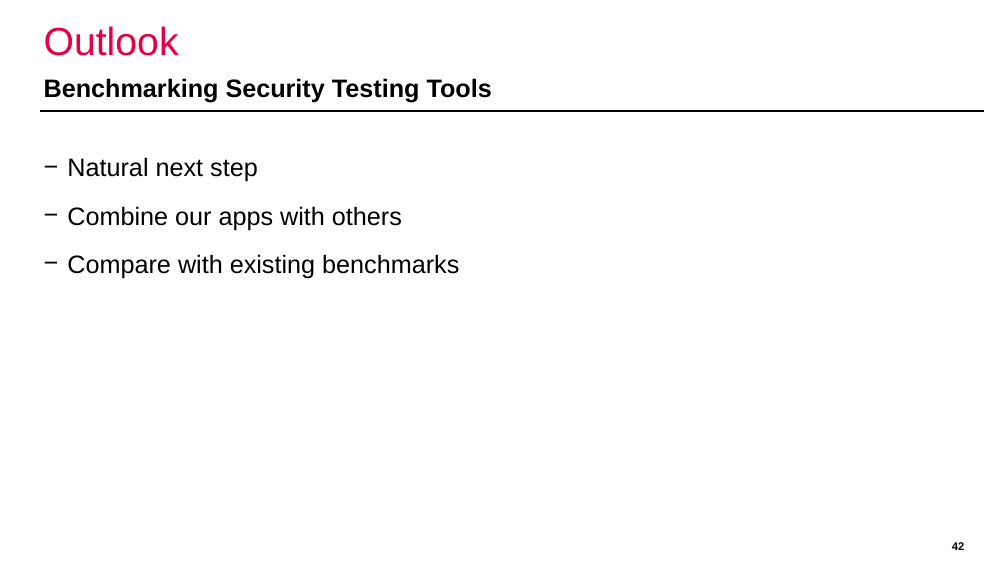
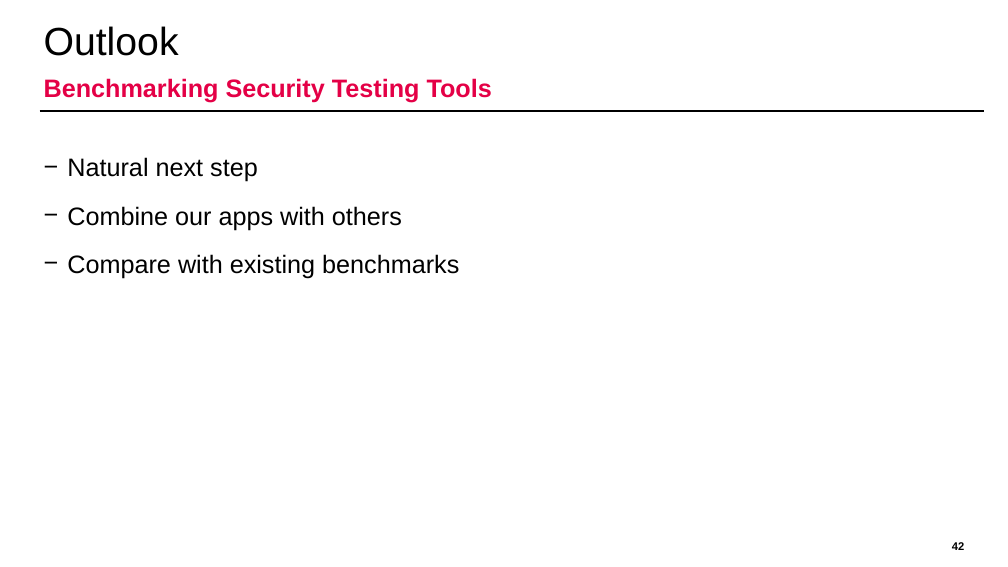
Before and after one commit to domi-cmd/Reference_Application_for_OWASP_MASTG, a slide deck: slide 42 of dev_documents/presentation/ba_thesis_presentation_kronig.pptx. Drawn at 1008x567 pixels with LibreOffice and Linux fonts; fonts in the diff are those of the drawing; background and template pictures are left out. Boxes give left, top, right and bottom in pixels: in the first picture for what was removed or moved away, otherwise in the second. Text is boxed around its words. In the diff, an @@ line names an element or a change of style, - is before the commit and + after.

Commit message:
Changed the coloring scheme of titles and subtitles of my presentation, swapping them.

```diff
--- a/dev_documents/presentation/ba_thesis_presentation_kronig.pptx
+++ b/dev_documents/presentation/ba_thesis_presentation_kronig.pptx
@@ title "Outlook" at [44, 26, 179, 56]: text colour #E40046 to #000000 @@
@@ text "Benchmarking Security Testing Tools" at [44, 78, 492, 103]: text colour #000000 to #E40046 @@
```
Also in this commit, not shown: 46 other slides changed.
